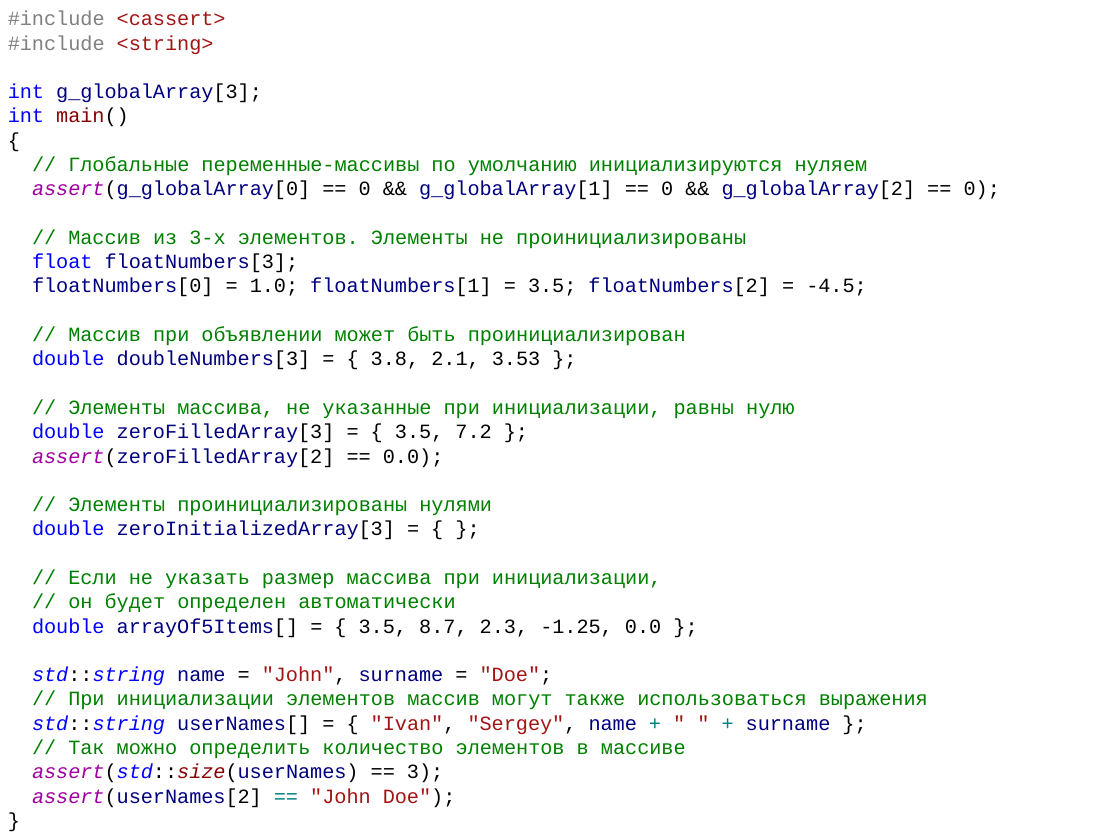
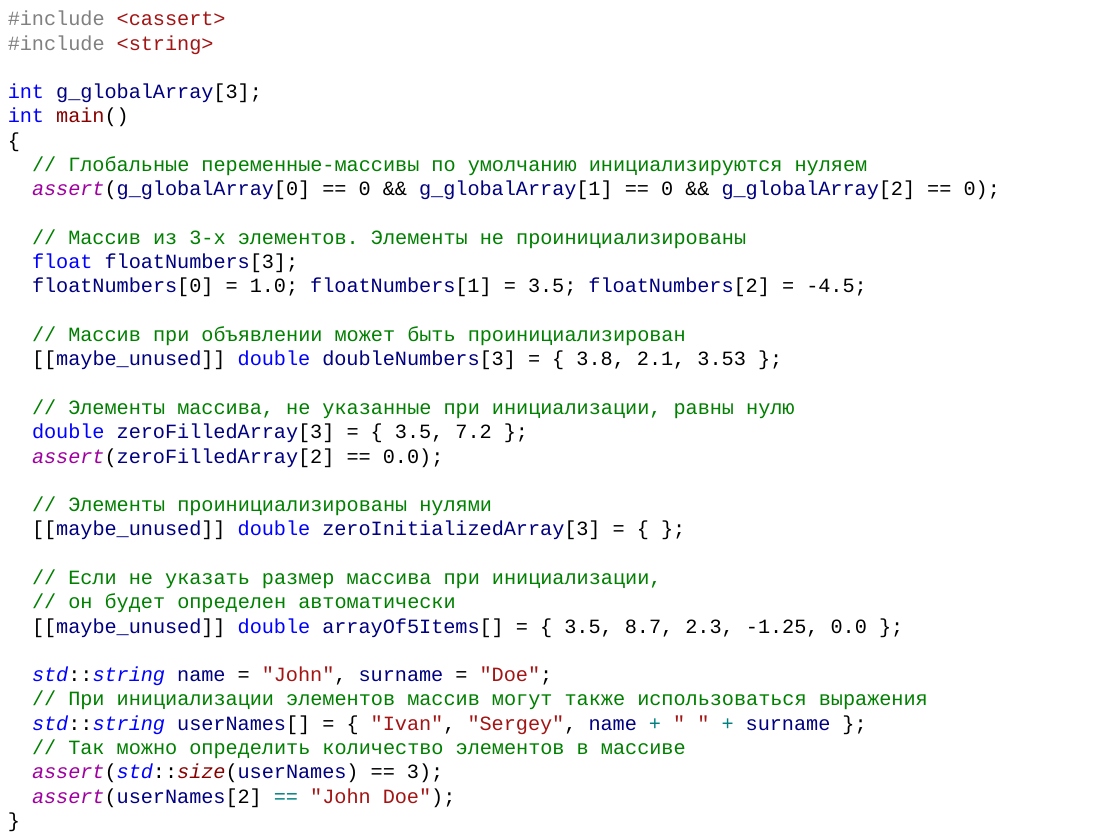
Before and after one commit to alexey-malov/oop, a slide deck: slide 106 of lectures/01/Синтаксис C++.pptx. Drawn at 1120x840 pixels with LibreOffice and Linux fonts; fonts in the diff are those of the drawing. Boxes give left, top, right and bottom in pixels: in the first picture for what was removed or moved away, otherwise in the second. Text is boxed around its words. In the diff, an @@ line names an element or a change of style, - is before the commit and + after.

```diff
--- a/lectures/01/Синтаксис C++.pptx
+++ b/lectures/01/Синтаксис C++.pptx
@@ text at (x1=32, y1=351, x2=745, y2=370): text changed; text colour #000000 to #000080 @@
-double doubleNumbers[3] = { 3.8, 2.1, 3.53 };
+[[maybe_unused]] double doubleNumbers[3] = { 3.8, 2.1, 3.53 };
@@ text at (x1=32, y1=521, x2=600, y2=540): text changed @@
-double zeroInitializedArray[3] = { };
+[[maybe_unused]] double zeroInitializedArray[3] = { };
@@ text at (x1=32, y1=618, x2=867, y2=638): text changed @@
-double arrayOf5Items[] = { 3.5, 8.7, 2.3, -1.25, 0.0 };
+[[maybe_unused]] double arrayOf5Items[] = { 3.5, 8.7, 2.3, -1.25, 0.0 };
```
Also in this commit, not shown: 6 other slides changed.
